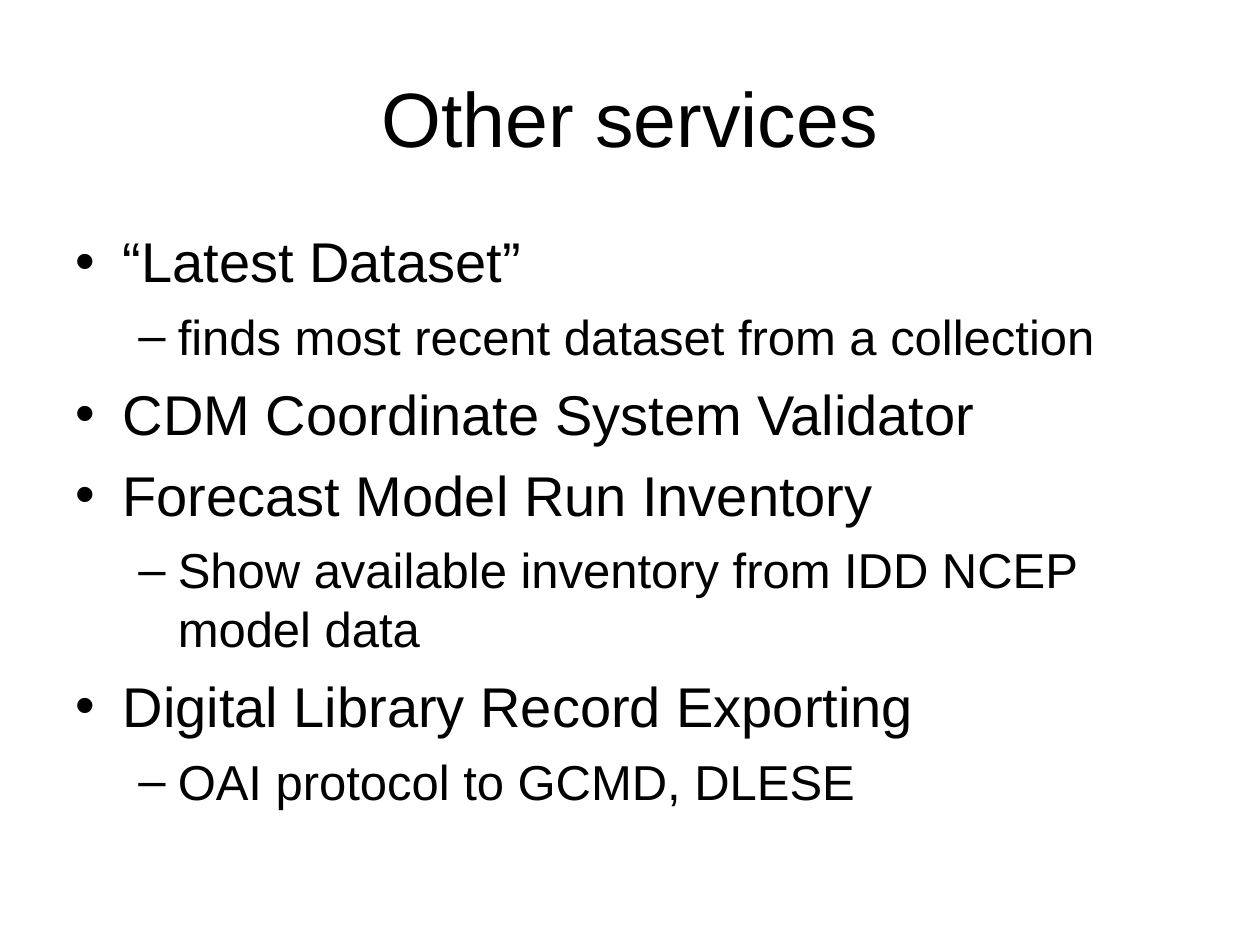
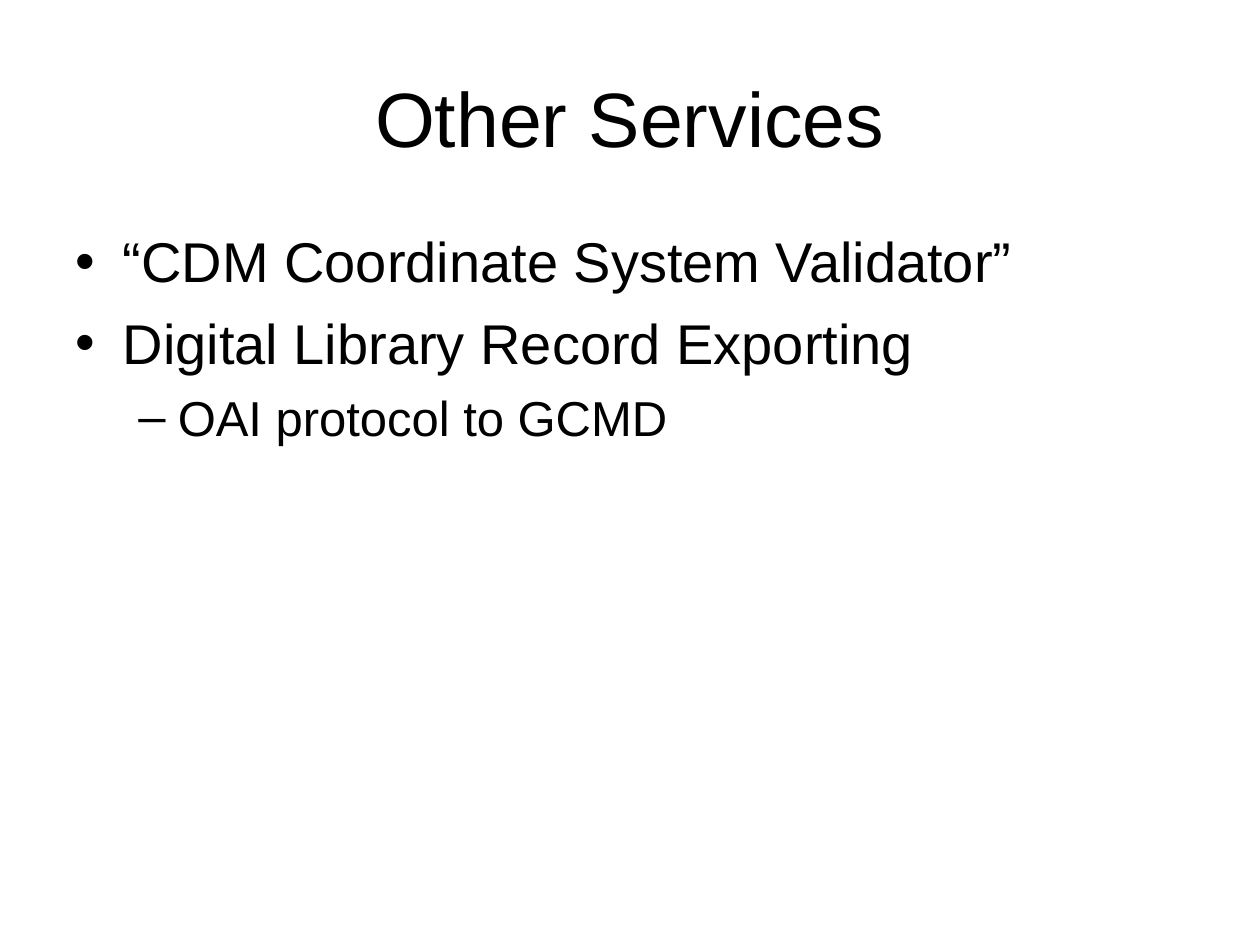
Before and after one commit to ooici-eoi/THREDDS, a slide deck: slide 16 of docs/web/thredds/tech/tutorial/TDSOverview.ppt (slide 12 before the commit). Drawn at 1260x945 pixels with LibreOffice and Linux fonts; fonts in the diff are those of the drawing; background and template pictures are left out. Boxes give left, top, right and bottom in pixels: in the first picture for what was removed or moved away, otherwise in the second. Text is boxed around its words. In the diff, an @@ line names an element or a change of style, - is before the commit and + after.

```diff
--- a/docs/web/thredds/tech/tutorial/TDSOverview.ppt
+++ b/docs/web/thredds/tech/tutorial/TDSOverview.ppt
@@ title at (375,91,884,148): text changed @@
-Other services
+Other Services
@@ text at (123,241,1012,293): text changed; size 28 to 32 pt @@
-• “Latest Dataset”
-  – finds most recent dataset from a collection
-• CDM Coordinate System Validator
-• Forecast Model Run Inventory
-  – Show available inventory from IDD NCEP model data
+• “CDM Coordinate System Validator”
@@ text at (178,400,668,446): text changed @@
-  – OAI protocol to GCMD, DLESE
+  – OAI protocol to GCMD
```
Also in this commit, not shown: 9 other slides changed, 4 slides added, 1 slide removed, 16 other files.
